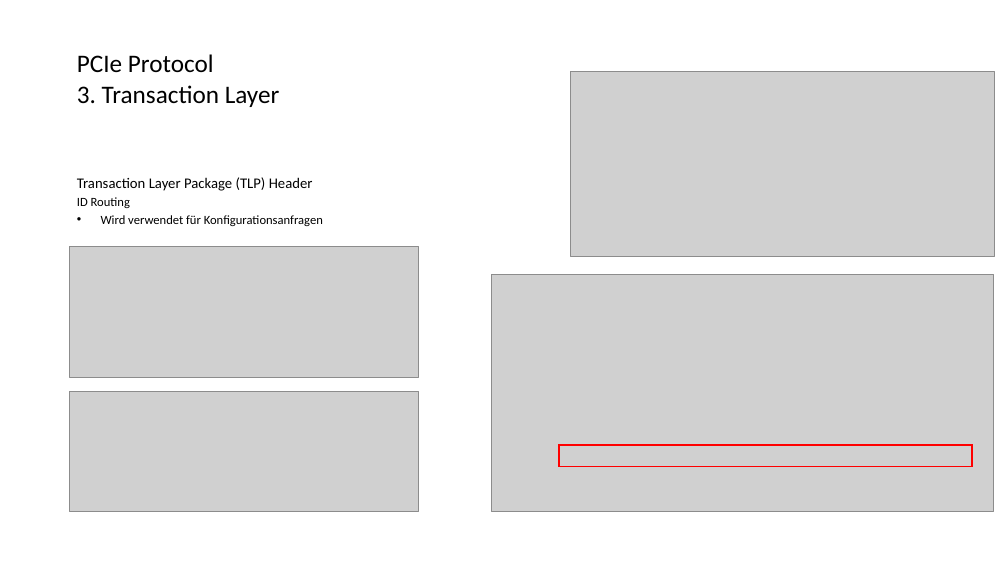
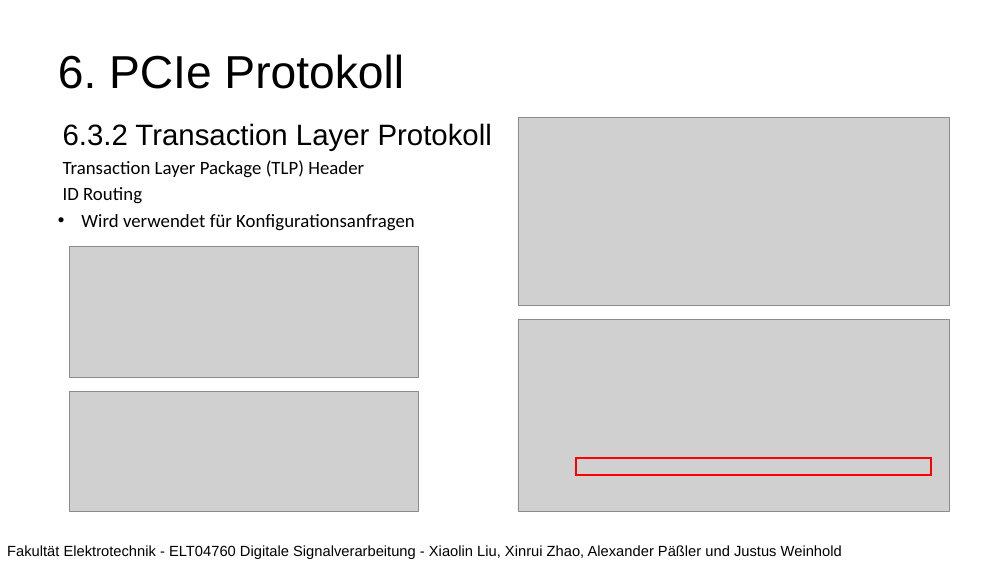
Before and after one commit to JustusDinera/Digitale-Signalverarbeitung, a slide deck: slide 20 of PCI Express_2.pptx. Drawn at 1008x567 pixels with LibreOffice and Linux fonts; fonts in the diff are those of the drawing; grey boxes stand for pictures; background and template pictures are left out. Boxes give left, top, right and bottom in pixels: in the first picture for what was removed or moved away, otherwise in the second. Text is boxed around its words. In the diff, an @@ line names an element or a change of style, - is before the commit and + after.

```diff
--- a/PCI Express_2.pptx
+++ b/PCI Express_2.pptx
@@ title added at [58,54,404,89], 44 pt, text #000000 @@
+6. PCIe Protokoll
@@ title removed at [77,54,280,107] @@
-PCIe Protocol
-3. Transaction Layer
@@ text "6.3.2 Transaction Layer Protokoll": place and size @@
-text "6.3.2 Transaction Layer Protokoll" at [77,177,323,226]
+text "6.3.2 Transaction Layer Protokoll" at [63,123,492,231]
@@ picture: place and size @@
-picture at [570,72,994,256]
+picture at [518,117,950,306]
@@ text at [63,123,492,151]: paragraph added @@
+6.3.2 Transaction Layer Protokoll
@@ text at [63,160,415,231]: size 14 to 17.9 pt in "Transaction Layer Package (TLP) Header"; size 12 to 17.9 pt in "ID Routing", "Wird verwendet für Konfigurationsanfragen"; indent changed; more space between paragraphs @@
@@ picture: place and size @@
-picture at [492,274,994,512]
+picture at [518,320,950,512]
@@ rectangle: place and size @@
-rectangle at [560,445,972,467]
+rectangle at [576,458,931,476]
@@ text added at [7,545,842,559], 14 pt, text #000000 @@
+Fakultät Elektrotechnik - ELT04760 Digitale Signalverarbeitung - Xiaolin Liu, Xinrui Zhao, Alexander Päßler und Justus Weinhold
```
Also in this commit, not shown: 19 other slides changed.
